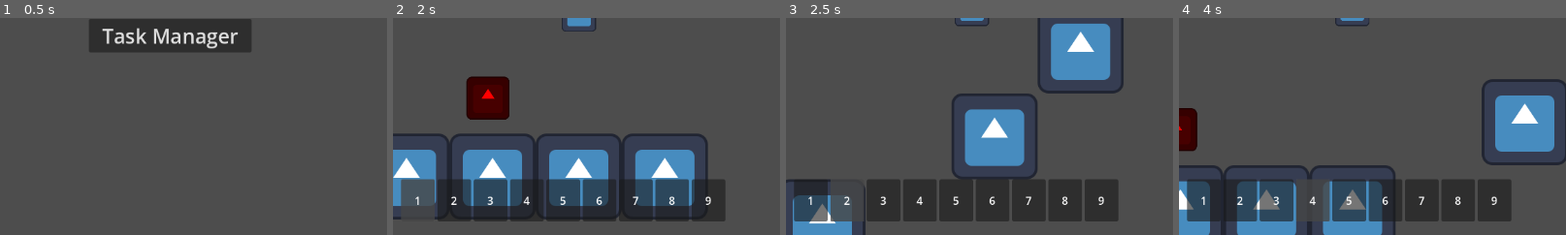
Above: before the commit, frames 1-4 (left to right).
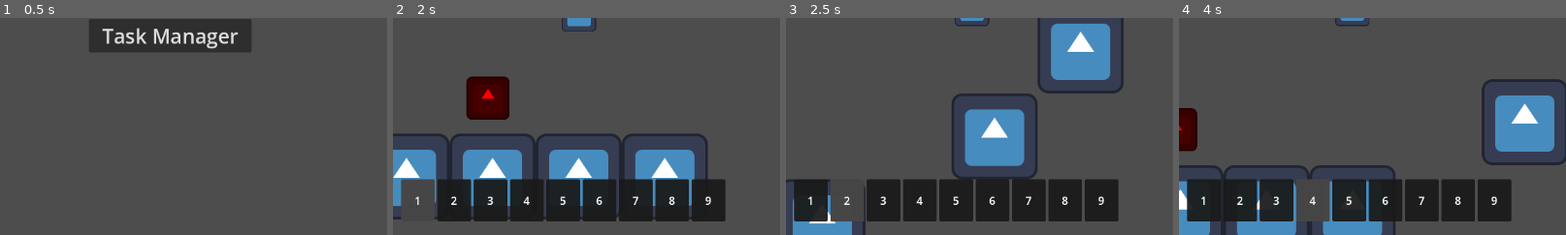
Above: after the commit, the same moments.

Repository: TheHumanMRP/RPG-Life-Tracker
Game: Godot game, scene res://Folders/Systems/Main/Scenes/main_scene.tscn
The game is run twice, just before and just after one commit, with the same random seed, the same clock (stepped at 60 frames per second) and the same inputs. The engine's default icon, where the game draws it, is replaced by a stand-in: a white triangle on a blue panel in a dark square.
Inputs (mouse positions are % of the whole screen's width and height, from its top left):
- Up to frame 1 (0.5 s): no input
- Up to frame 2 (2 s): click "Dungeon" at 0.5 s; move the mouse to (31, 92) at 1.27 s; hold D (move_right) from 1.28 s (still down); tap T (add_test_sword) at 1.35 s; click (31, 92) at 1.42 s; tap Space (jump) at 1.52 s
- Up to frame 3 (2.5 s): keep holding D (move_right); move the mouse to (36, 92) at 2.02 s; tap E (equip_item) at 2.1 s; click (36, 92) at 2.17 s; tap Space (jump) at 2.27 s
- Up to frame 4 (4 s): move the mouse to (41, 92) at 2.77 s; release D (move_right) at 2.78 s; hold A (move_left) 2.78-3.53 s; tap T (add_test_sword) at 2.85 s; click (41, 92) at 2.92 s; move the mouse to (45, 92) at 3.52 s; hold D (move_right) from 3.53 s (still down); tap E (equip_item) at 3.6 s; click (45, 92) at 3.67 s; tap Space (jump) at 3.77 s
The pictures show only the part of the screen within x 28-78%, y 50-100%; the shares and areas given below are measured in that part.

Frame 1 is identical in both runs. In frame 2, 5.2% of the frame differs, in the area x 10-78%, y 74-87%; in frame 3, 1.1%; in frame 4, 6.0%, in the area x 2-53%, y 75-94%.
Error in both runs: Invalid access to property or key 'hotbar_manager' on a base object of type 'Nil'. (res://Folders/Systems/Globals/info_getter.gd:41)

Commit message:
Auto commit at 2026-09-20 00:00:57

Diff:
--- a/Folders/Systems/Dungeon_Related/Scripts/level.gd
+++ b/Folders/Systems/Dungeon_Related/Scripts/level.gd
@@ -11,7 +11,7 @@
 
 	add_player()
 
-	_setup_ui_layers()
+	call_deferred("_setup_ui_layers")
 
 func _setup_spawn_point() -> void:
 	if has_node("%SpawnPoint"):
@@ -19,10 +19,12 @@
 
 func _setup_ui_layers() -> void:
 	var ui_layer: Node = load(Constants.PATH_TO_INVENTORY_UI_LAYER).instantiate()
-	var packed_inventory_ui_layer: Node = load(Constants.PATH_TO_INVENTORY_UI_LAYER).instantiate()
-	var packed_death_menu: Node = load(Constants.PATH_TO_DEATH_MENU).instantiate()
+	var inventory_ui_layer: Node = load(Constants.PATH_TO_INVENTORY_UI_LAYER).instantiate()
+	var death_menu: Node = load(Constants.PATH_TO_DEATH_MENU).instantiate()
 
-
+	self.add_child(ui_layer)
+	self.add_child(inventory_ui_layer)
+	self.add_child(death_menu)
 
 
 func add_player() -> void:
